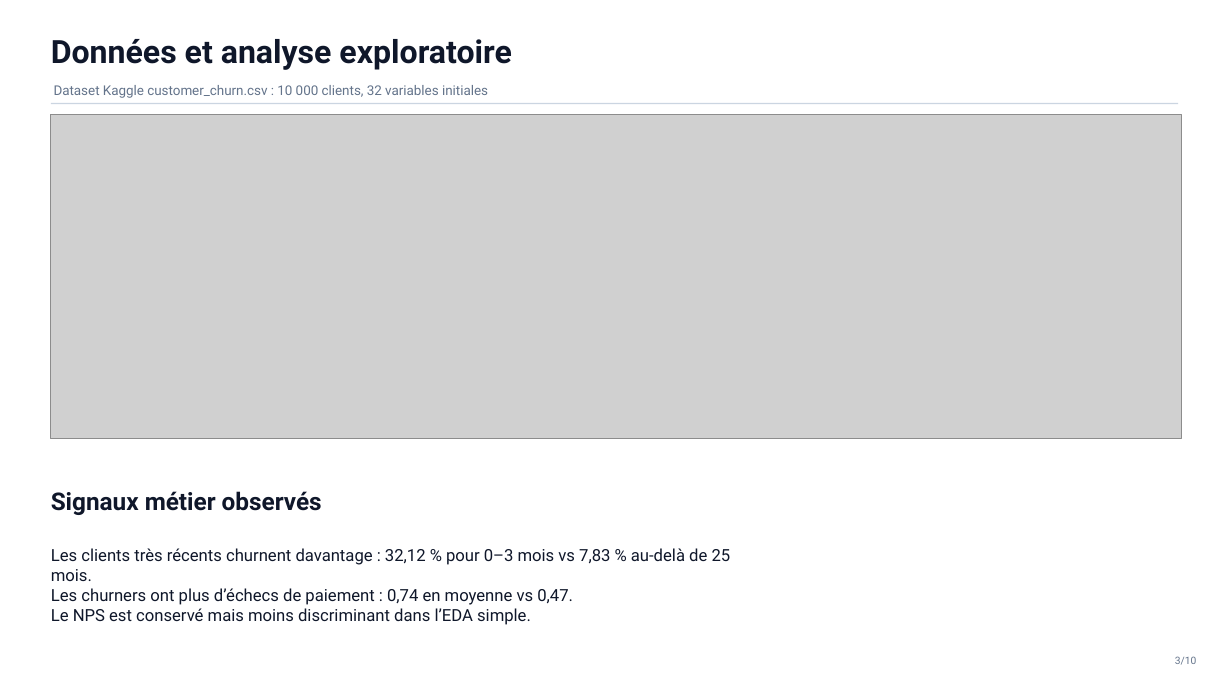
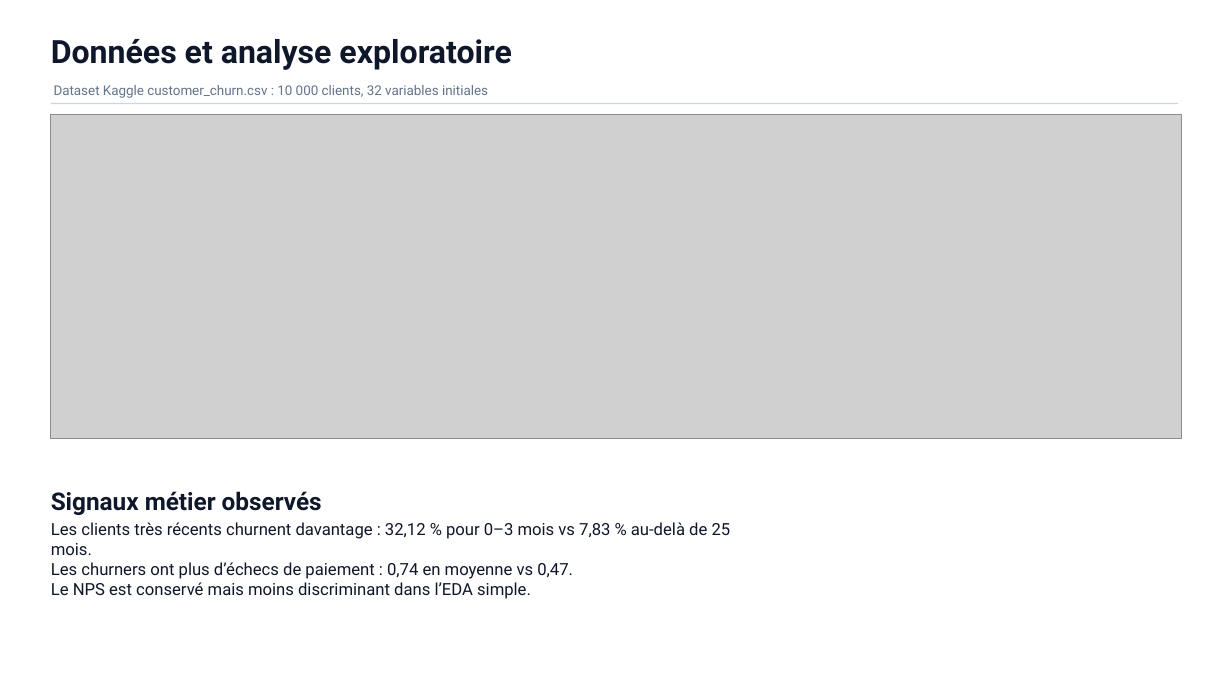
Before and after one commit to NerdBat/Projet-data-science, a slide deck: slide 4 of presentation data science.pptx. Drawn at 1232x693 pixels with LibreOffice and Linux fonts; fonts in the diff are those of the drawing; grey boxes stand for pictures. Boxes give left, top, right and bottom in pixels: in the first picture for what was removed or moved away, otherwise in the second. Text is boxed around its words. In the diff, an @@ line names an element or a change of style, - is before the commit and + after.

```diff
--- a/presentation data science.pptx
+++ b/presentation data science.pptx
@@ text "Les clients très récents churnent ...": place and size @@
-text "Les clients très récents churnent ..." at <box>51,548,731,625</box>
+text "Les clients très récents churnent ..." at <box>51,522,731,599</box>
@@ text removed at <box>1175,656,1197,665</box> @@
-3/10
```
Also in this commit, not shown: 13 other slides changed, 1 other file.
